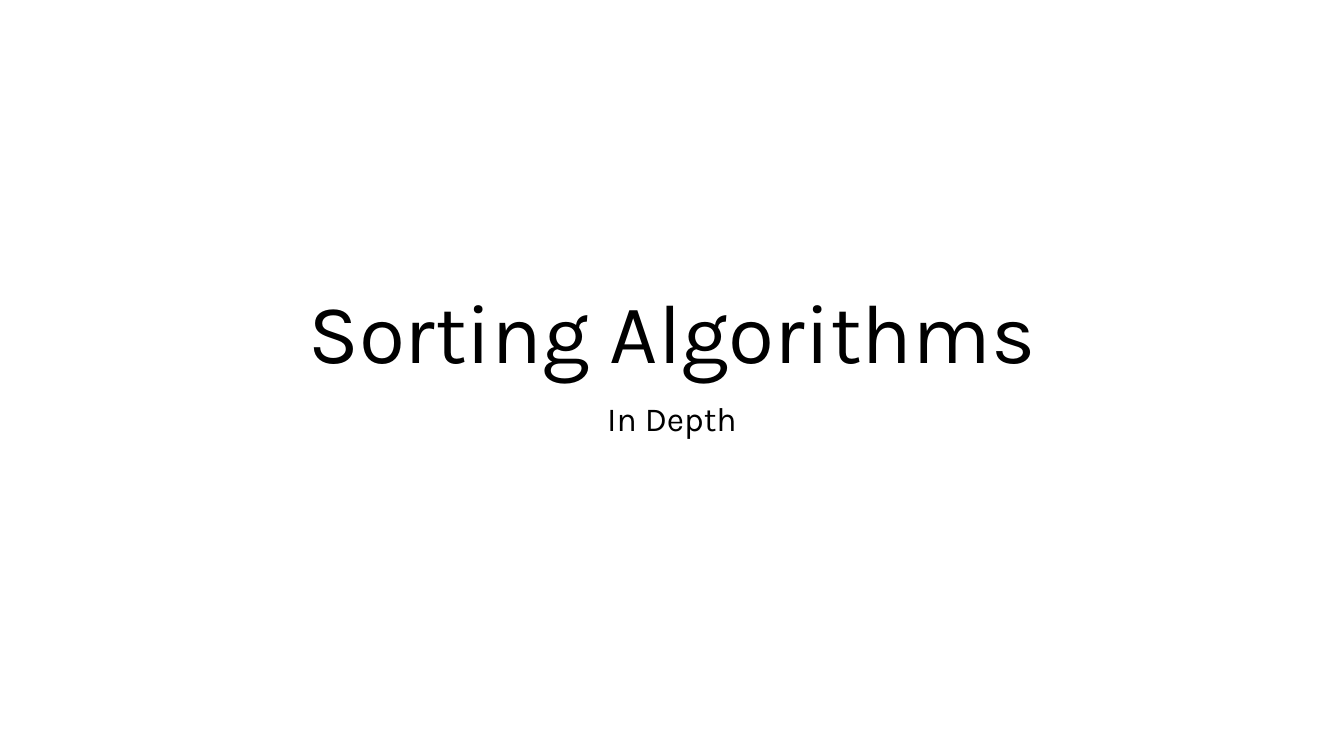
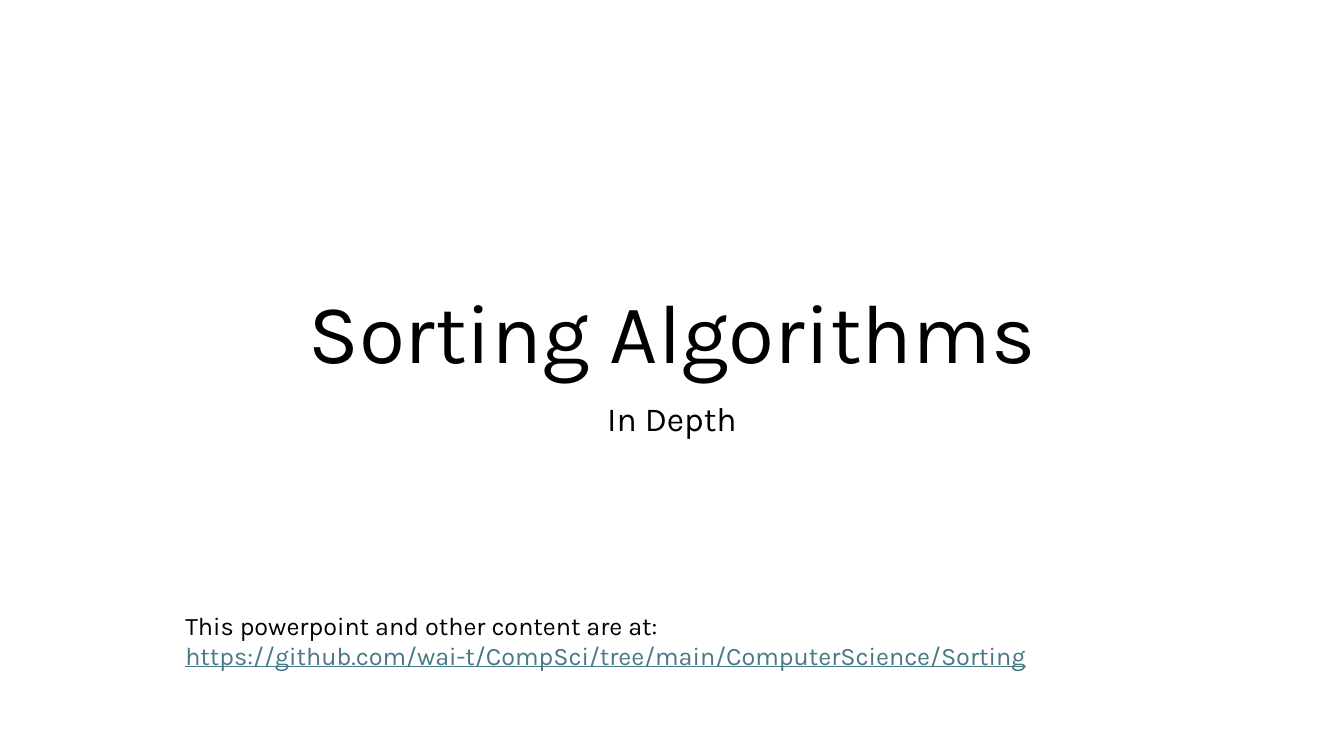
Before and after one commit to wai-t/CompSci, a slide deck: slide 1 of ComputerScience/Sorting/Sorting Algorithms.pptx. Drawn at 1344x756 pixels with LibreOffice and Linux fonts; fonts in the diff are those of the drawing. Boxes give left, top, right and bottom in pixels: in the first picture for what was removed or moved away, otherwise in the second. Text is boxed around its words. In the diff, an @@ line names an element or a change of style, - is before the commit and + after.

Commit message:
Sorting Workshop

```diff
--- a/ComputerScience/Sorting/Sorting Algorithms.pptx
+++ b/ComputerScience/Sorting/Sorting Algorithms.pptx
@@ text added at (185,617,1025,671), 18 pt, text #467886, underline @@
+This powerpoint and other content are at:
+https://github.com/wai-t/CompSci/tree/main/ComputerScience/Sorting
```
